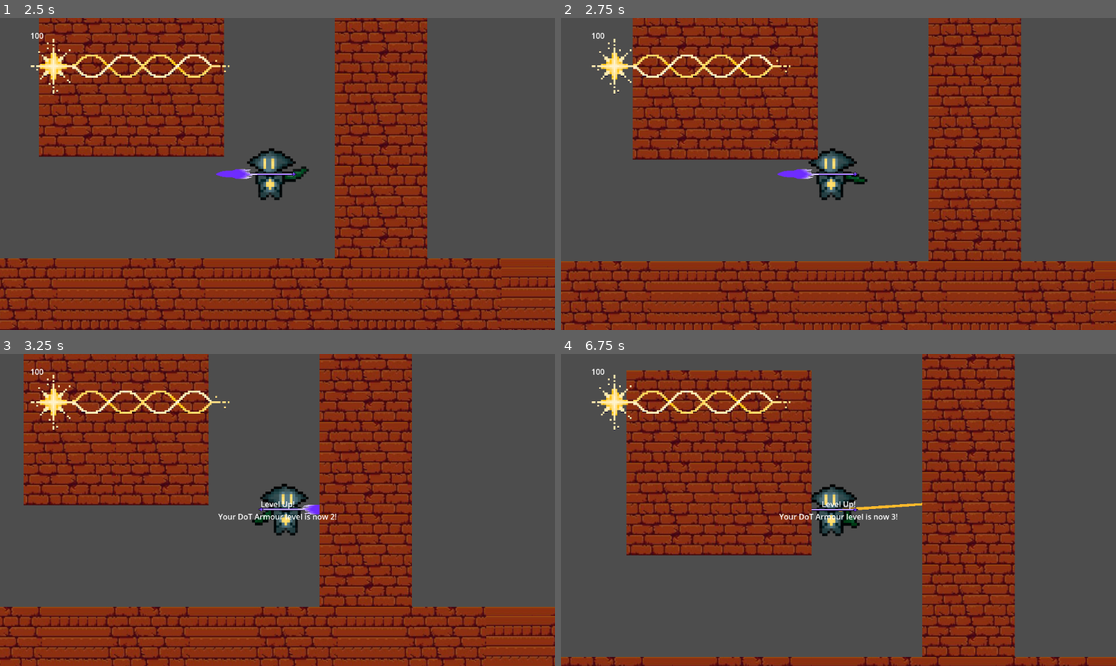
Above: before the commit, frames 1-4 (two rows, left to right).
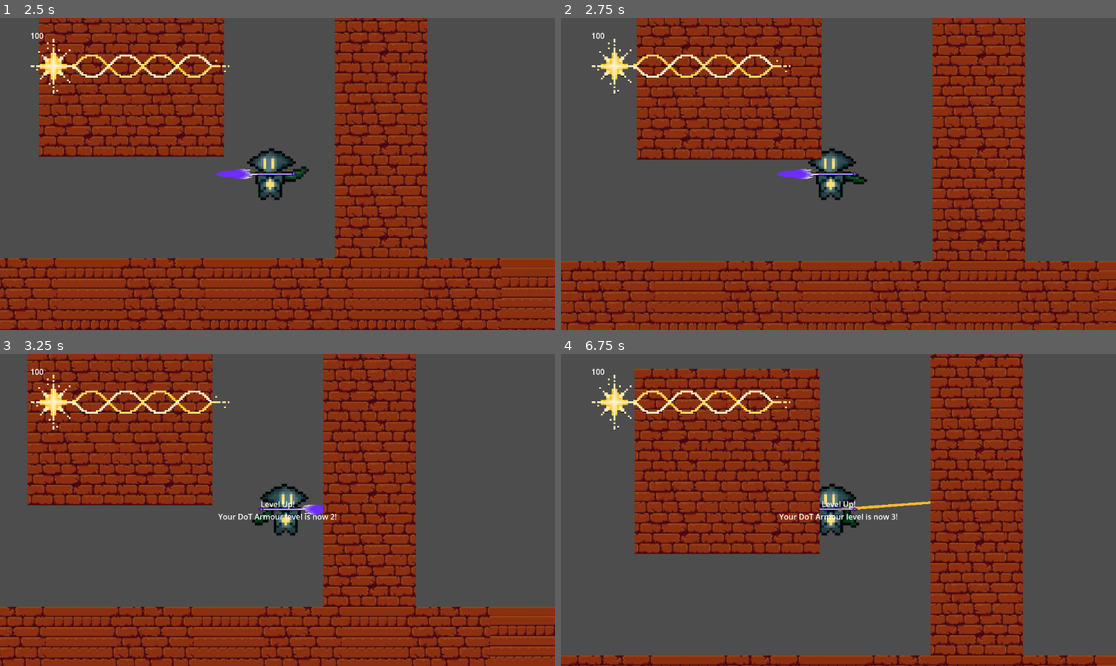
Above: after the commit, the same moments.

Repository: CommanderTuna999/Ocean-Game
Game: Godot game, scene res://Scenes/Game.tscn
Two runs of this game, one before a commit and one after it. Both use one fixed random seed, a clock stepped at 60 frames per second and the inputs below. The engine's default icon, where the game draws it, is replaced by a stand-in: a white triangle on a blue panel in a dark square.
Inputs (mouse positions are in pixels of both pictures, inside the frame that each line leads up to):
- Up to frame 1 (2.5 s): move the mouse to (399, 158) at 0.52 s; hold D (Right) 0.53-2.03 s; tap Q (Dash) at 0.6 s; tap W (Up) at 0.77, 1.52 s; move the mouse to (166, 189) at 1.27 s; tap Space (Harpoon) at 1.35 s; move the mouse to (333, 105) at 2.02 s; hold A (Left) from 2.03 s (still down); hold Shift (Shift) from 2.03 s (still down)
- Up to frame 2 (2.75 s): keep holding A (Left); keep holding Shift (Shift)
- Up to frame 3 (3.25 s): move the mouse to (249, 572) at 2.77 s; release A (Left) at 2.78 s; release Shift (Shift) at 2.78 s; hold D (Right) from 2.78 s (still down); tap N (armour_level_test) at 2.85 s; tap W (Up) at 3.02 s
- Up to frame 4 (6.75 s): move the mouse to (1005, 556) at 3.52 s; click (1005, 556) at 3.6 s; tap W (Up) at 3.77, 4.52, 6.02 s; move the mouse to (672, 463) at 4.27 s; release D (Right) at 4.28 s; hold A (Left) 4.28-5.03 s; tap Q (Dash) at 4.35 s; move the mouse to (866, 510) at 5.02 s; hold D (Right) 5.03-5.78 s; tap Space (Harpoon) at 5.1 s; move the mouse to (755, 432) at 5.77 s; hold A (Left) from 5.78 s (still down); tap Shift (Shift) at 5.85 s; move the mouse to (960, 494) at 6.52 s; tap N (armour_level_test) at 6.6 s

Frame 1 is identical in both runs. In frame 2, 13% of the frame differs, in the area x 0-100%, y 0-100%; in frame 3, 12%; in frame 4, 20%.

Commit message:
i hate health. improved iframes and fixed health

Diff:
--- a/main game---ocean-thing/Scenes/Game.tscn
+++ b/main game---ocean-thing/Scenes/Game.tscn
@@ -136,7 +136,7 @@
 
 [node name="Player" parent="." unique_id=982439447 instance=ExtResource("1_gl6un")]
 position = Vector2(-3920, 844)
-collision_mask = 2
+collision_mask = 10
 
 [node name="Spear" parent="Player" unique_id=1804206196 instance=ExtResource("2_71axn")]
 position = Vector2(-0.21830654, 0.45456308)
@@ -304,7 +304,7 @@
 [node name="shark_folder" type="Node" parent="." unique_id=1590250480]
 
 [node name="shark" parent="." unique_id=734094540 instance=ExtResource("5_7lihs")]
-position = Vector2(3130, -169)
+position = Vector2(4458, -89)
 
 [node name="DoT_Armour" type="Area2D" parent="." unique_id=1432841927 node_paths=PackedStringArray("target_node")]
 script = ExtResource("6_2irst")
--- a/main game---ocean-thing/Scenes/clownfish.tscn
+++ b/main game---ocean-thing/Scenes/clownfish.tscn
@@ -203,7 +203,7 @@
 [node name="clownfish" type="CharacterBody2D" unique_id=1111911240 groups=["clownfish"]]
 scale = Vector2(1.5220168, 1.5273025)
 collision_layer = 8
-collision_mask = 26
+collision_mask = 10
 script = ExtResource("1_8g0i4")
 
 [node name="AnimatedSprite2D" type="AnimatedSprite2D" parent="." unique_id=330375805]
@@ -227,6 +227,7 @@
 
 [node name="TemplateHurtbox" type="Area2D" parent="." unique_id=567805197]
 collision_layer = 1024
+collision_mask = 16
 script = ExtResource("3_wx3q7")
 metadata/_custom_type_script = "uid://dmd61flg7jy52"
 
--- a/main game---ocean-thing/Scenes/player.tscn
+++ b/main game---ocean-thing/Scenes/player.tscn
@@ -117,8 +117,7 @@
 
 [node name="Player" type="CharacterBody2D" unique_id=982439447]
 scale = Vector2(4.5807157, 4.399831)
-collision_layer = 5
-collision_mask = 5
+collision_mask = 10
 script = ExtResource("1_v0iea")
 harpoonprojectilescene = ExtResource("2_cvnsp")
 
@@ -131,7 +130,7 @@
 frame_progress = 0.40809357
 
 [node name="CollisionShape2D" type="CollisionShape2D" parent="." unique_id=1047626844]
-scale = Vector2(0.8, 0.8)
+scale = Vector2(0.6569145, 0.65691453)
 shape = SubResource("RectangleShape2D_sh265")
 
 [node name="HarpoonRaycast" type="RayCast2D" parent="." unique_id=791540821]
@@ -148,8 +147,7 @@
 default_color = Color(0.98997515, 0.7299793, 0.17306665, 1)
 
 [node name="hurt_area" type="Area2D" parent="." unique_id=472346282]
-collision_layer = 2
-collision_mask = 24
+collision_mask = 8
 
 [node name="CollisionShape2D" type="CollisionShape2D" parent="hurt_area" unique_id=1919571177]
 position = Vector2(0.10915305, 1.0430813e-07)
--- a/main game---ocean-thing/Scenes/spear.tscn
+++ b/main game---ocean-thing/Scenes/spear.tscn
@@ -70,6 +70,8 @@
 frame_progress = 1.0
 
 [node name="TemplateHitbox" type="Area2D" parent="AttackPivot" unique_id=1861446660]
+collision_layer = 16
+collision_mask = 0
 script = ExtResource("2_y4joh")
 metadata/_custom_type_script = "uid://cwkj4oue3o6jv"
 
--- a/main game---ocean-thing/Scripts/Hurtbox.gd
+++ b/main game---ocean-thing/Scripts/Hurtbox.gd
@@ -9,13 +9,13 @@
 
 
 func _ready() -> void:
-	connect("area_entered", self._on_area_entered) #some sort of signal script
+	connect("area_entered", self._on_area_entered)
 
 
 
 func _on_area_entered(hitbox: TemplateHitbox) -> void:
 	if hitbox == null:
-		return #goes back to start if the hitbox is not detected
+		return
 
 
 
--- a/main game---ocean-thing/Scripts/player.gd
+++ b/main game---ocean-thing/Scripts/player.gd
@@ -2,7 +2,8 @@
 #Layer 1 = Player
 #Layer 2 = Walls
 #Layer 3 = HarpoonProjectile
-
+#Layer 4 = Enemy collision
+#Layer 5 = Weapon
 #Layer 11 = Enemies hurtbox
 
 extends CharacterBody2D
@@ -21,6 +22,8 @@
 var harpooonmaxrange = 1000
 var wasattachedthisshot = false
 var facinglocked = false
+var kbtime = 0.0
+var kbvelocity = Vector2.ZERO
 @export var harpoonprojectilescene: PackedScene
 @onready var animated_sprite_2d: AnimatedSprite2D = $AnimatedSprite2D
 #sprint
@@ -106,7 +109,11 @@
 	var direction_to_mouse = (mouse_pos - global_position).normalized()
 	$HarpoonRaycast.target_position = direction_to_mouse * 500
 
-
+	if kbtime > 0:
+		kbtime -= delta
+		velocity = kbvelocity
+		move_and_slide()
+		return
 	#if momentumboosttime  > 0:
 		#momentumboosttime -= delta
 
@@ -339,15 +346,18 @@
 @onready var healthanim = get_tree().current_scene.find_child("HealthAnimationPlayer", true, false)
 @onready var hitparticlesA: GPUParticles2D = get_tree().current_scene.find_child("HitParticlesA", true, false)
 @onready var hitparticlesB: GPUParticles2D = get_tree().current_scene.find_child("HitParticlesB", true, false)
+@onready var emptybeams = get_tree().current_scene.find_child("EmptyBeams", true, false)
+var invincible = false
 var regen_delay = 1
-var regen_per_second = 5
+var regen_per_second = 0
 var time_since_damage = 0.0
 var displayed_health = 100
 var max_health = 100
 var current_health = 100
 var damage_occuring = false
-var iframe_duration = 0.2
-var clownfish_damage = 1
+var iframe_duration = 0.6
+var starsaveused = false
+var clownfish_damage = 5
 var shark_damage = 25
 
 #sprint stuff below
@@ -435,8 +445,16 @@
 		current_health = min(current_health, max_health)
 
 func update_health_ui(delta: float) -> void:
+	displayed_health = current_health
+	var healthpercent = float(displayed_health) / float(max_health)
+	var visual = 100
 	#if displayed_health > current_health:
-	displayed_health = current_health
+	if current_health <= 0:
+		visual = 0
+	elif starsaveused and current_health == 1:
+		visual = 21
+	else:
+		visual = 25 + healthpercent * 75
 	#else:
 		##displayed_health = move_toward(
 			##displayed_health,
@@ -447,19 +465,34 @@
 		health_label.text = str(roundi(displayed_health))
 
 	if health_bar:
-		health_bar.value = displayed_health
+		health_bar.value = visual
 
 
 func take_player_damage(amount: float) -> void:
-	current_health -= amount
-	current_health = max(current_health, 0)
+	if invincible:
+		return
+	if current_health - amount <= 0 and not starsaveused and current_health > 1:
+		current_health = 1
+		starsaveused = true
+		emptybeams.visible = false
+	else:
+		current_health -= amount
+		current_health = max(current_health, 0)
 	if healthanim:
 		healthanim.stop()
 		healthanim.play("damageflash")
 	var healthpercent = float(current_health) / float(max_health)
 	var startpos = health_bar.global_position
-	var endx = startpos.x + health_bar.size.x * health_bar.scale.x * healthpercent
-	var midy = startpos.y + health_bar.size.y * health_bar.scale.y / 2
+	var visualwidth = health_bar.size.x * health_bar.scale.x
+	var visualheight = health_bar.size.y * health_bar.scale.y
+
+	var beamstartx = startpos.x + visualwidth * 0.21
+	var beamwidth = visualwidth * 0.79
+
+	var beampercent = float(current_health) / float(max_health)
+
+	var endx = beamstartx + beamwidth * beampercent
+	var midy = startpos.y + visualheight / 2
 	var distance_from_end = 1.0 - healthpercent
 	var straight_part = 0.1
 	var edgefade = clamp((distance_from_end - straight_part) * 100, 0.0, 1.0)
@@ -469,8 +502,15 @@
 	hitparticlesA.restart()
 	hitparticlesB.restart()
 	time_since_damage = 0.0
+	invincible = true
+	set_collision_mask_value(4, false)
+	await get_tree().create_timer(iframe_duration).timeout
+	set_collision_mask_value(4, true)
+	invincible = false
 func _on_hurt_area_body_entered(body: Node2D) -> void:
 	if not is_instance_valid(body):
+		return
+	if invincible:
 		return
 
 	var damage = 0
@@ -480,7 +520,7 @@
 	#clownfish
 	if body.is_in_group("clownfish"):
 		damage = clownfish_damage
-		kbstrength = 1000
+		kbstrength = 500
 	elif body.is_in_group("shark"):
 		damage = shark_damage
 		kbstrength = 2000
@@ -490,22 +530,28 @@
 
 	damage_occuring = true
 
-	while damage_occuring and is_instance_valid(body):
-		var kbdirection = (
-			global_position - body.global_position
-			).normalized()
-
-		velocity += kbdirection * kbstrength
-
-		if armour_DoT == false:
-			take_player_damage(damage)
-			await get_tree().create_timer(iframe_duration).timeout
-		else:
-			var maxdamage = damage
-			while damage >= maxdamage * DoT_strength:
-				take_player_damage(damage * DoT_strength)
-				damage -= damage * DoT_strength
-				await get_tree().create_timer(DoT_strength * 4.0).timeout
+	var kbdirection = (global_position - body.global_position)
+
+	if kbdirection.length() < 1:
+		kbdirection = -velocity.normalized()
+
+	if kbdirection == Vector2.ZERO:
+		kbdirection = Vector2(1, 0)
+
+	kbdirection = kbdirection.normalized()
+	kbvelocity = kbdirection * kbstrength
+	kbtime = 0.12
+	take_player_damage(damage)
+
+	#if armour_DoT == false:
+		#take_player_damage(damage)
+		#await get_tree().create_timer(iframe_duration).timeout
+	#else:
+		#var maxdamage = damage
+		#while damage >= maxdamage * DoT_strength:
+			#take_player_damage(damage * DoT_strength)
+			#damage -= damage * DoT_strength
+			#await get_tree().create_timer(DoT_strength * 4.0).timeout
 func _on_hurt_area_body_exited(body: Node2D) -> void:
 	damage_occuring = false
 func activate():
